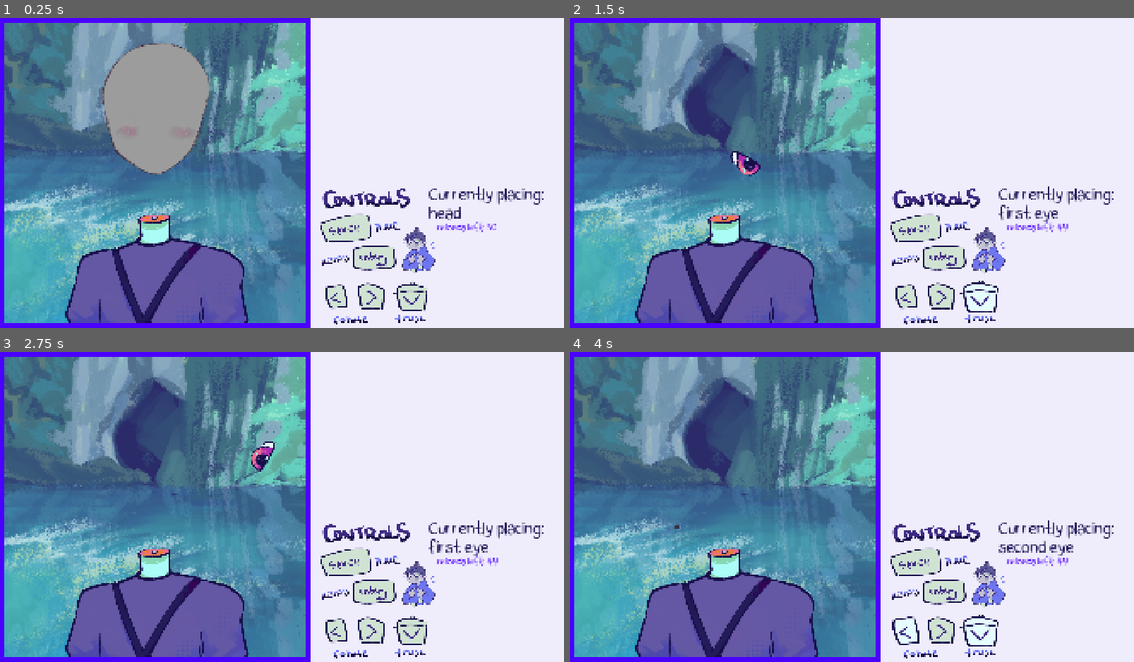
Above: before the commit, frames 1-4 (two rows, left to right).
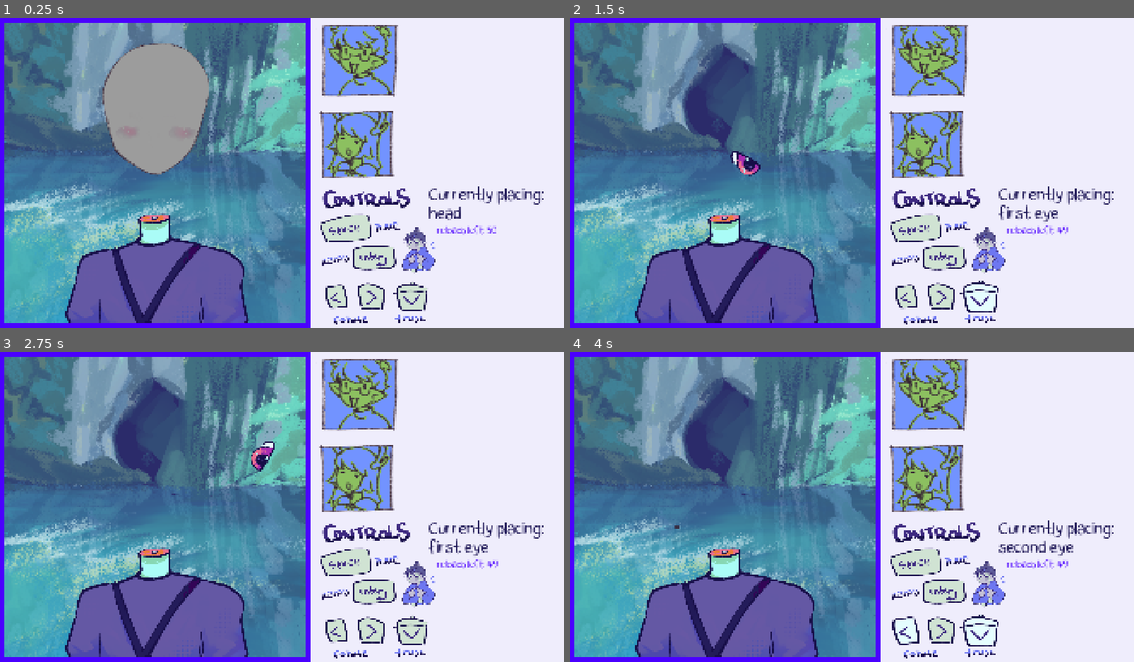
Above: after the commit, the same moments.

Repository: Herbeon/haven-toronto-game
Game: Godot game, scene res://game.tscn
The game is run twice, just before and just after one commit, with the same random seed, the same clock (stepped at 60 frames per second) and the same inputs.
Inputs (mouse positions are in pixels of both pictures, inside the frame that each line leads up to):
- Up to frame 1 (0.25 s): no input
- Up to frame 2 (1.5 s): tap Enter (reload) at 0.5 s; move the mouse to (976, 157) at 0.52 s; hold Up 0.53-1.28 s; hold Left (rotate_ccwise) 0.53-1.28 s; click (976, 157) at 0.67 s; move the mouse to (739, 188) at 1.27 s; hold Down (trashbin) from 1.28 s (still down); tap Right (rotate_clockwise) at 1.35 s
- Up to frame 3 (2.75 s): move the mouse to (338, 438) at 2.02 s; release Down (trashbin) at 2.03 s; hold Up from 2.03 s (still down); tap Alt at 2.1 s
- Up to frame 4 (4 s): move the mouse to (823, 569) at 2.77 s; tap Shift at 2.85 s; click (823, 569) at 2.92 s; move the mouse to (1021, 553) at 3.52 s; release Up at 3.53 s; hold Down (trashbin) from 3.53 s (still down); hold Left (rotate_ccwise) from 3.53 s (still down)

The runs differ from the first frame. In frame 1, 5.9% of the frame differs, in the area x 56-88%, y 2-70%; in frame 2, 6.0%, in the area x 56-89%, y 2-70%; in frame 3, 6.0%; in frame 4, 6.0%.

Commit message:
added reactions

Diff:
--- a/havenBounceBack/controls_explained.gd
+++ b/havenBounceBack/controls_explained.gd
@@ -1,6 +1,6 @@
 extends TextureRect
 
-
+var reaction = "happy"
 # Called when the node enters the scene tree for the first time.
 func _ready() -> void:
 	pass # Replace with function body.
@@ -8,7 +8,19 @@
 
 # Called every frame. 'delta' is the elapsed time since the previous frame.
 func _process(delta: float) -> void:
+	$incurby.play(reaction)
 	if(Input.is_action_pressed("pause")):
+		if(Input.is_action_just_pressed("pause")):
+			var tween = create_tween()
+			tween.tween_property($incurby,"scale", Vector2(1.0,1.02), 0.1)
+			tween.tween_property($incurby,"scale", Vector2(1,1), 0.1)
+			var gambler = randf()
+			if(gambler < 0.2):
+				reaction = "sad"
+			elif(gambler < 0.5):
+				reaction = "happy"
+			else:
+				reaction = "neutral"
 		$space.visible = true
 	else:
 		$space.visible = false
--- a/havenBounceBack/game.gd
+++ b/havenBounceBack/game.gd
@@ -149,12 +149,12 @@
 	clothesacc.start()
 
 func clothesacc_is_done():
-	label.text = "Currently placing:\nfirst head accessory"
+	label.text = "Currently placing:\nhead accessory 1"
 	current_part = $headacc1
 	headacc1.start()
 
 func headacc1_is_done():
-	label.text = "Currently placing:\nsecond head accessory"
+	label.text = "Currently placing:\nhead accessory 2"
 	current_part = $headacc2
 	headacc2.start()
 
--- a/havenBounceBack/game.tscn
+++ b/havenBounceBack/game.tscn
@@ -13,6 +13,8 @@
 [ext_resource type="PackedScene" uid="uid://crvkgv3gvwurq" path="res://ear_1.tscn" id="7_eow3j"]
 [ext_resource type="PackedScene" uid="uid://ccxtt8gld1bal" path="res://eye_1.tscn" id="7_j5wjh"]
 [ext_resource type="PackedScene" uid="uid://ccu8645egrb3x" path="res://ear_2.tscn" id="7_vef74"]
+[ext_resource type="Texture2D" uid="uid://ct4allsyaoqpj" path="res://images and character assets/Rxn 1.png" id="7_xa8c5"]
+[ext_resource type="Texture2D" uid="uid://bkoh5b0faixkj" path="res://images and character assets/Rxn 2.png" id="8_5b14r"]
 [ext_resource type="Texture2D" uid="uid://dayl2ovffhxuf" path="res://backgrounds/leftpressed.png" id="8_rvswv"]
 [ext_resource type="Texture2D" uid="uid://dh1t1yxedru7f" path="res://backgrounds/rightpressed.png" id="9_boyg6"]
 [ext_resource type="PackedScene" uid="uid://x2u2rsucnlf8" path="res://mouth.tscn" id="9_vef74"]
@@ -52,6 +54,30 @@
 physics_layer_0/collision_mask = 1023
 sources/0 = SubResource("TileSetAtlasSource_fc0e3")
 
+[sub_resource type="SpriteFrames" id="SpriteFrames_tcrup"]
+animations = [{
+"frames": [{
+"duration": 1.0,
+"texture": ExtResource("7_xa8c5")
+}],
+"loop": 1,
+"name": &"happy",
+"speed": 5.0
+}, {
+"frames": [],
+"loop": 1,
+"name": &"neutral",
+"speed": 5.0
+}, {
+"frames": [{
+"duration": 1.0,
+"texture": ExtResource("8_5b14r")
+}],
+"loop": 1,
+"name": &"sad",
+"speed": 5.0
+}]
+
 [node name="game" type="Node2D" unique_id=1374351353]
 script = ExtResource("1_fc0e3")
 
@@ -69,15 +95,16 @@
 offset_top = 25.0
 offset_right = 307.0
 offset_bottom = 86.0
-text = "Currently placing: eye"
+text = "Currently placing:
+eye"
 label_settings = SubResource("LabelSettings_m6jhr")
 
 [node name="Relabel" type="Label" parent="Control" unique_id=907465893]
 layout_mode = 0
 offset_left = -151.0
-offset_top = 148.0
+offset_top = 158.0
 offset_right = 54.0
-offset_bottom = 185.0
+offset_bottom = 195.0
 text = "reloads left: 50"
 label_settings = SubResource("LabelSettings_j5wjh")
 
@@ -102,6 +129,11 @@
 expand_mode = 1
 script = ExtResource("5_7sc4i")
 metadata/_edit_group_ = true
+
+[node name="incurby" type="AnimatedSprite2D" parent="controls explained" unique_id=1728557472]
+position = Vector2(-196, -37)
+sprite_frames = SubResource("SpriteFrames_tcrup")
+animation = &"neutral"
 
 [node name="space" type="TextureRect" parent="controls explained" unique_id=646424990]
 layout_mode = 0
Not shown, removed: havenBounceBack/images and character assets/Collar 1.PNG~
Not shown, removed: havenBounceBack/images and character assets/Collar 2.PNG~
Not shown, removed: havenBounceBack/images and character assets/Face acc 1.PNG~
Not shown, removed: havenBounceBack/images and character assets/Hat 1.PNG~
Not shown, removed: havenBounceBack/images and character assets/Hat 2.PNG~
Not shown, removed: havenBounceBack/images and character assets/Hat 3.PNG~
Not shown, removed: havenBounceBack/images and character assets/head acc 2.PNG~
